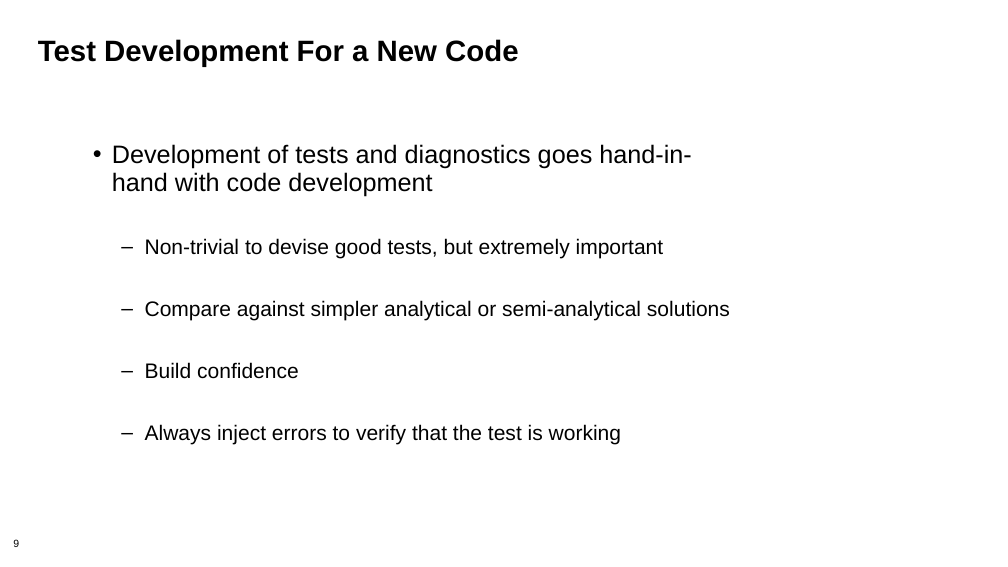
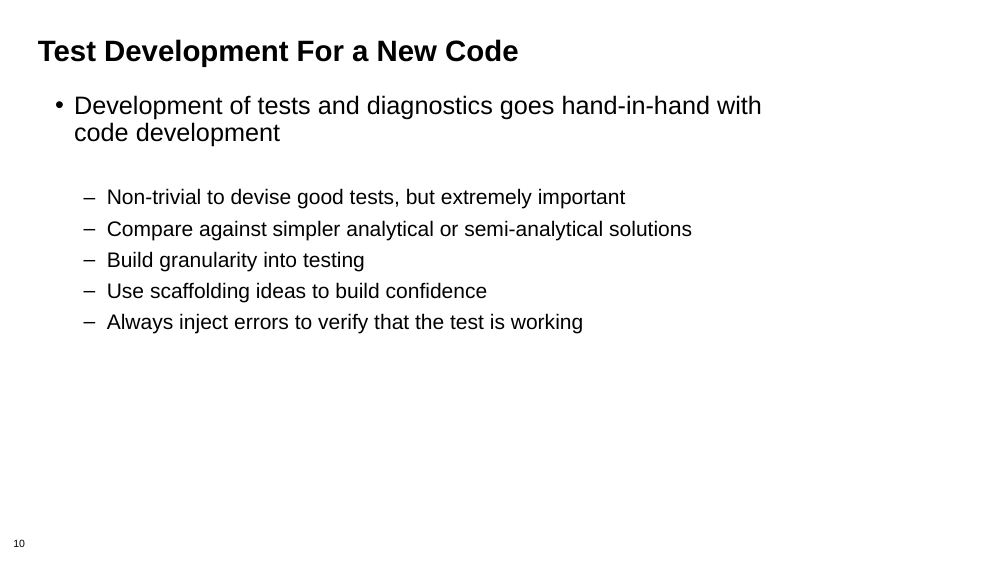
Before and after one commit to betterscientificsoftware/bssw-tutorial, a slide deck: slide 10 of presentations/05-testing.pptx (slide 9 before the commit). Drawn at 1008x567 pixels with LibreOffice and Linux fonts; fonts in the diff are those of the drawing; background and template pictures are left out. Boxes give left, top, right and bottom in pixels: in the first picture for what was removed or moved away, otherwise in the second. Text is boxed around its words. In the diff, an @@ line names an element or a change of style, - is before the commit and + after.

```diff
--- a/presentations/05-testing.pptx
+++ b/presentations/05-testing.pptx
@@ text "Development of tests and diagnostics ...": place and size @@
-text "Development of tests and diagnostics ..." at <box>112,144,730,445</box>
+text "Development of tests and diagnostics ..." at <box>74,95,762,333</box>
@@ text at <box>107,251,488,302</box>: text changed @@
-  – Build confidence
+  – Build granularity into testing
+  – Use scaffolding ideas to build confidence
@@ page number at <box>13,539,25,547</box>: text changed @@
-9
+10
```
Also in this commit, not shown: 5 other slides changed, 1 slide added, 1 other file.
